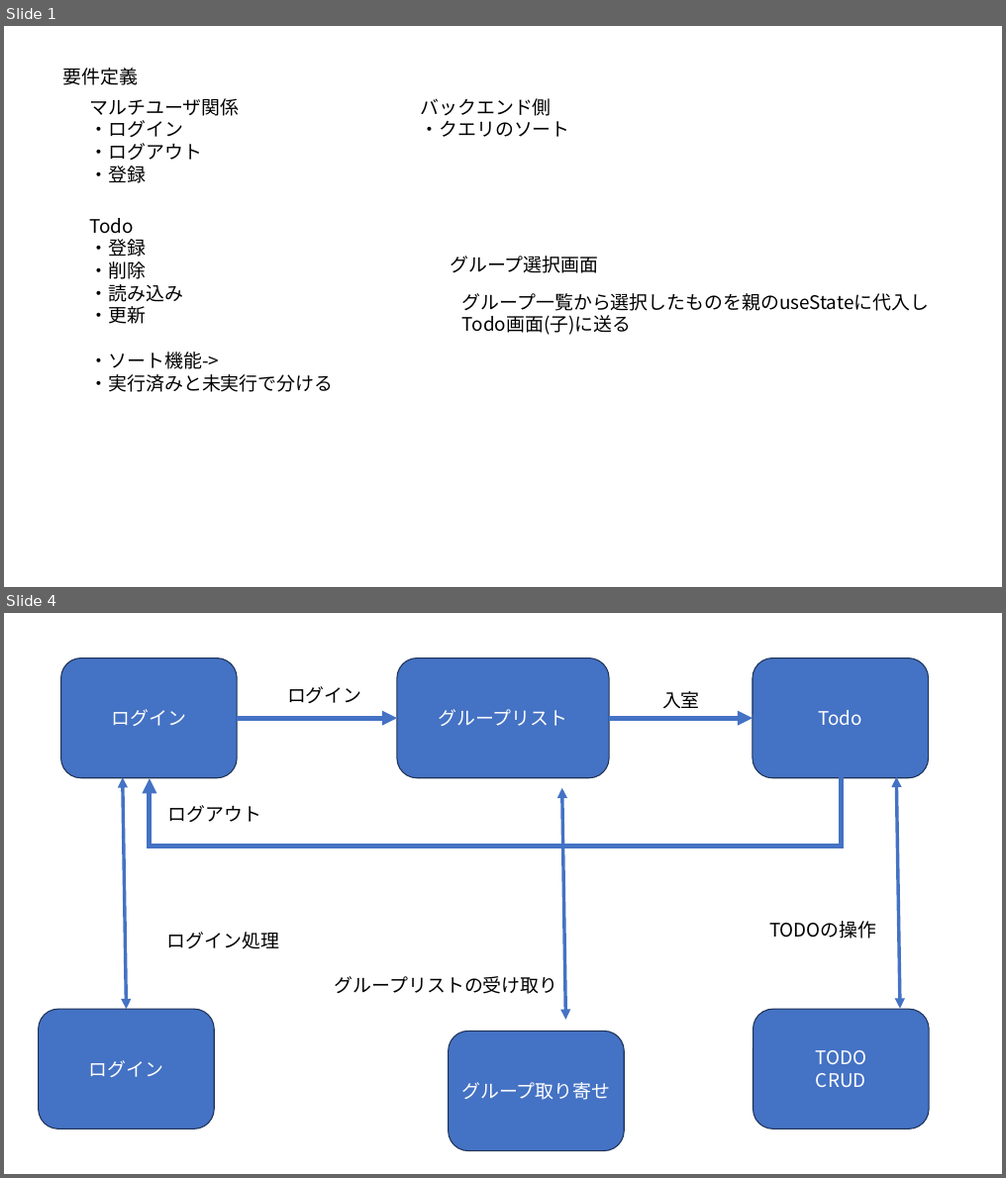
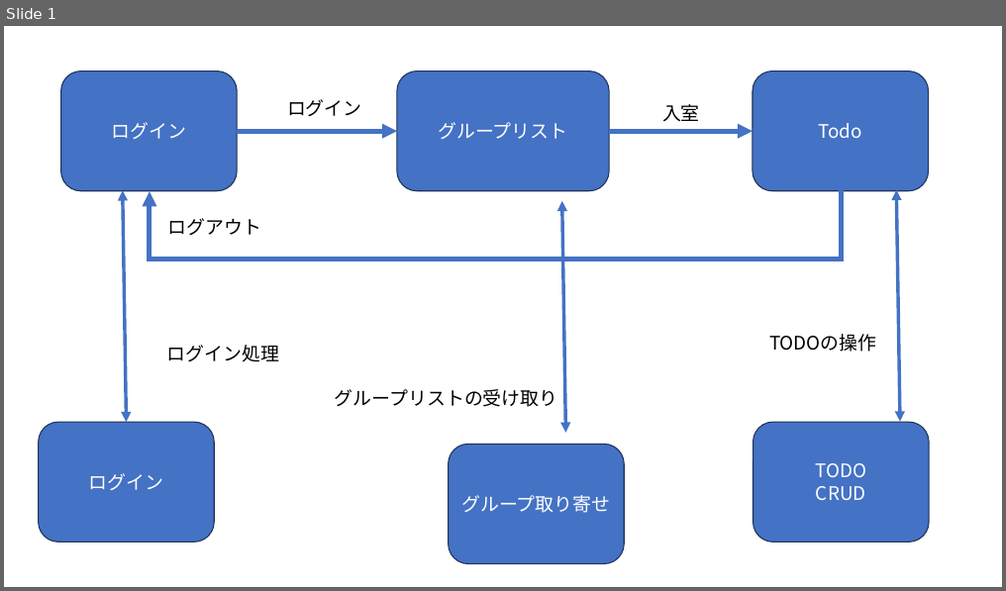
Before and after one commit to webfrontier-intern-20231002-20231031/todo-team-a, a slide deck: doc/Todo.pptx. Shown one above the other, each under a label of ours: slides 1 and 4 before the commit, slide 1 after it; the slides between them are not shown. The pictures are 1006x1178 and 1006x591 pixels, drawn with LibreOffice and Linux fonts; fonts in the diff are those of the drawing. Boxes give left, top, right and bottom in pixels: in the first picture for what was removed or moved away, otherwise in the second. Text is boxed around its words. In the diff, an @@ line names an element or a change of style, - is before the commit and + after.

```diff
--- a/doc/Todo.pptx
+++ b/doc/Todo.pptx
@@ slide 1 removed at (4, 26, 1002, 587), background #FFFFFF @@
@@ text removed at (63, 68, 139, 85) @@
-要件定義
@@ text removed at (90, 98, 240, 183) @@
-マルチユーザ関係
-・ログイン
-・ログアウト
-・登録
@@ text removed at (421, 98, 570, 137) @@
-バックエンド側
-・クエリのソート
@@ text removed at (90, 218, 334, 392) @@
-Todo
-・登録
-・削除
-・読み込み
-・更新
-・ソート機能->
-・実行済みと未実行で分ける
@@ text removed at (450, 256, 598, 274) @@
-グループ選択画面
@@ text removed at (462, 293, 929, 335) @@
-グループ一覧から選択したものを親のuseStateに代入し
-Todo画面(子)に送る
@@ what was slide 4 is now slide 1 @@
```
Also in this commit, not shown: 1 slide changed, 7 slides added, 3 other slides removed, 9 other files.
